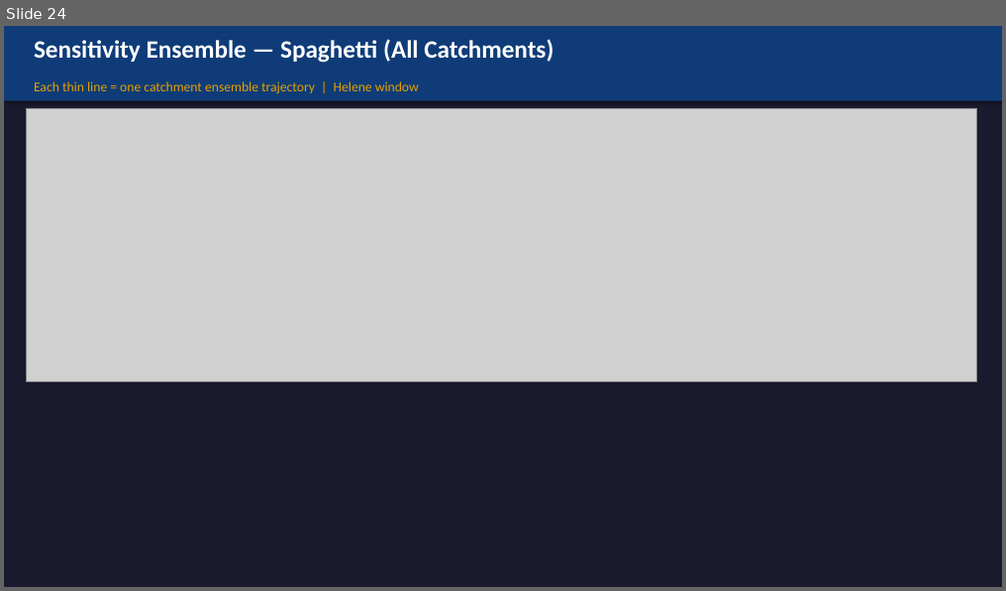
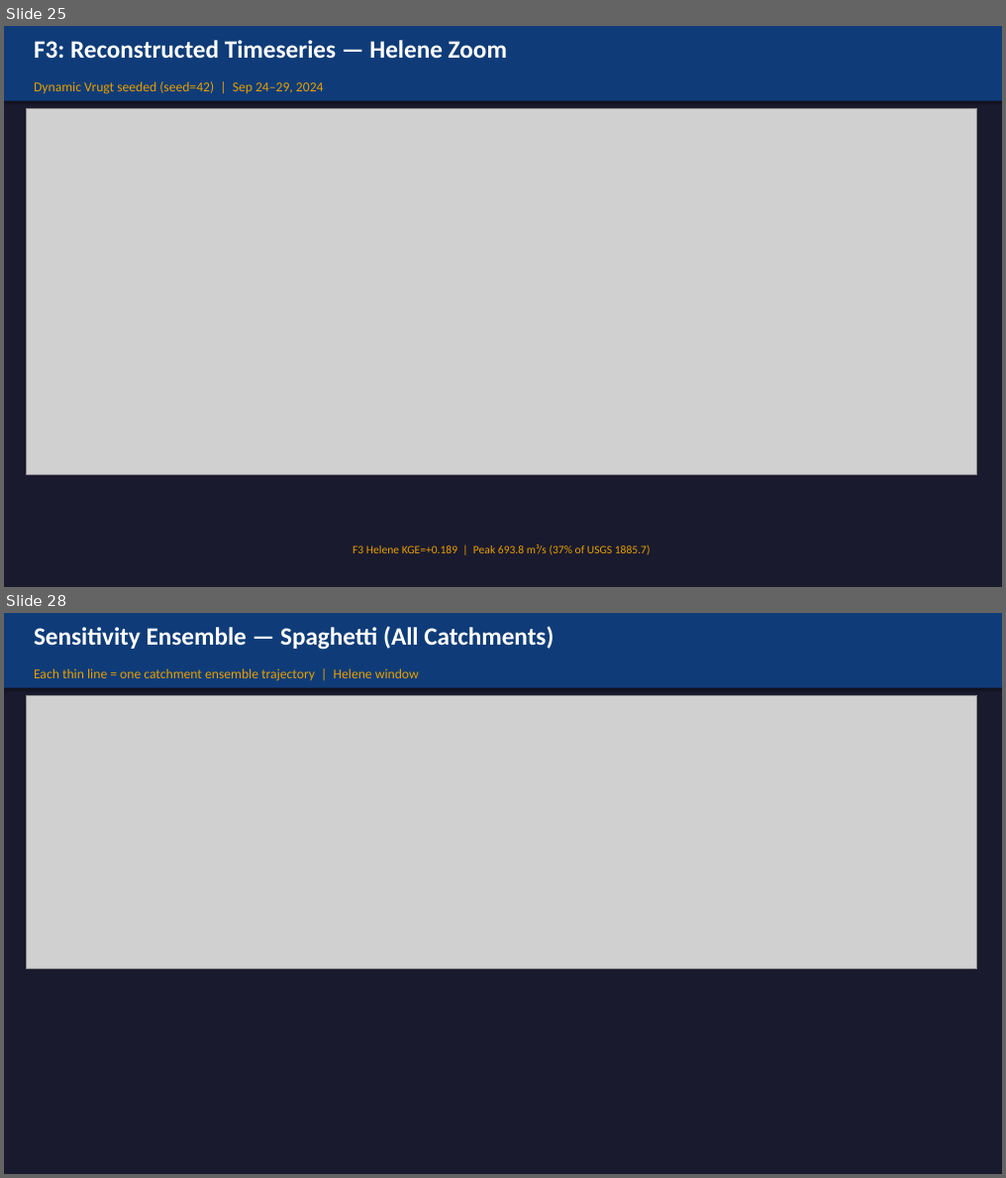
Before and after one commit to DualEarth/cfe_DA_bmi, a slide deck: da_methods/helene_da_results.pptx. Shown one above the other, each under a label of ours: slide 24 before the commit, slides 25 and 28 after it; the slides between them are not shown. The pictures are 1006x591 and 1006x1178 pixels, drawn with LibreOffice and Linux fonts; fonts in the diff are those of the drawing; grey boxes stand for pictures. Boxes give left, top, right and bottom in pixels: in the first picture for what was removed or moved away, otherwise in the second. Text is boxed around its words. In the diff, an @@ line names an element or a change of style, - is before the commit and + after.

```diff
--- a/da_methods/helene_da_results.pptx
+++ b/da_methods/helene_da_results.pptx
@@ slide 25 added at box(4, 26, 1002, 587), background #1A1A2E @@
@@ rectangle added at box(4, 26, 1002, 101), fill #0F3C78 @@
@@ text added at box(34, 40, 507, 58), 24 pt, text #FFFFFF, bold @@
+F3: Reconstructed Timeseries — Helene Zoom
@@ text added at box(34, 81, 324, 94), 13 pt, text #E69F00 @@
+Dynamic Vrugt seeded (seed=42) | Sep 24–29, 2024
@@ picture added at box(27, 108, 977, 474) @@
@@ text added at box(352, 545, 650, 555), 11 pt, text #E69F00 @@
+F3 Helene KGE=+0.189 | Peak 693.8 m³/s (37% of USGS 1885.7)
@@ what was slide 24 is now slide 28 @@
```
Also in this commit, not shown: 3 other slides added, 6 other files.
